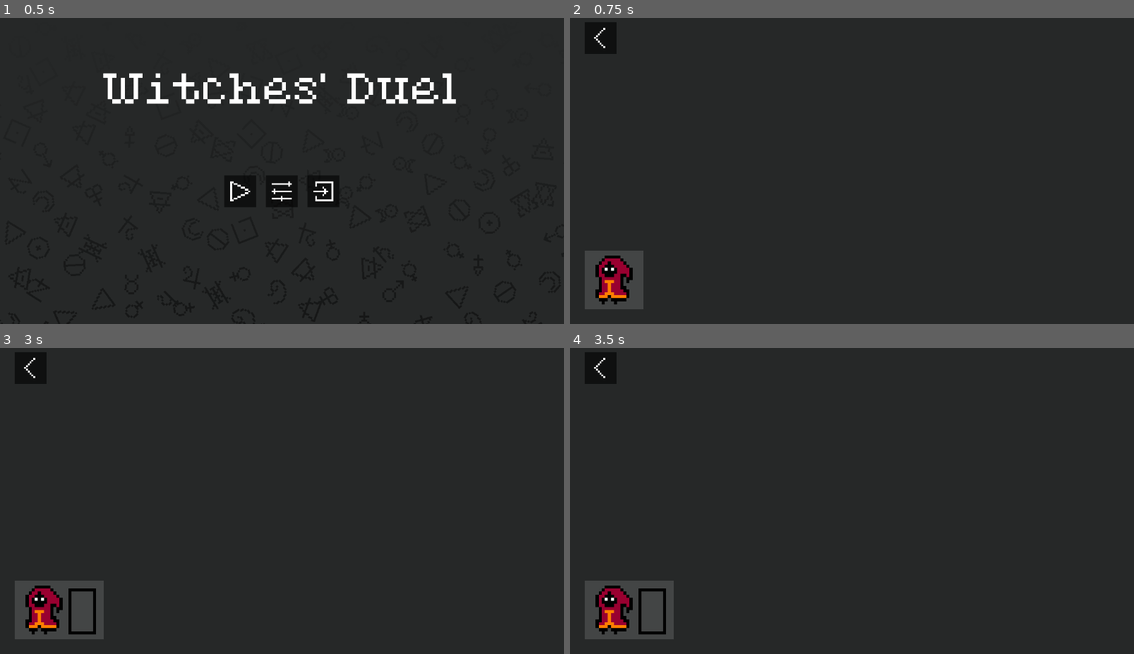
Above: before the commit, frames 1-4 (two rows, left to right).
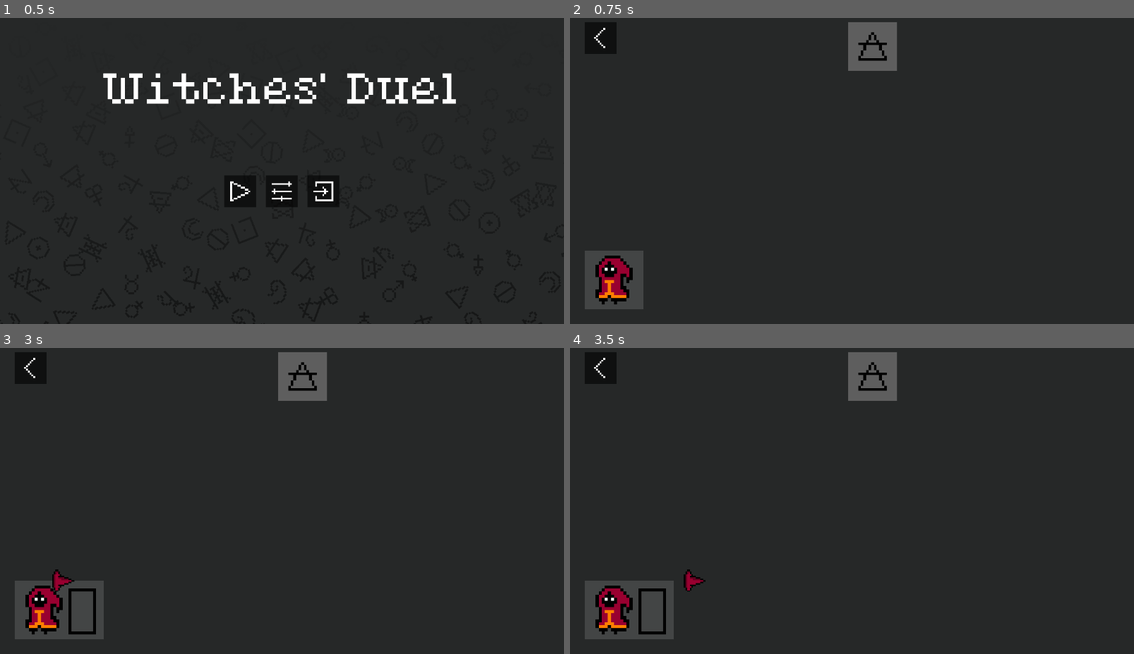
Above: after the commit, the same moments.

Repository: Andreabee0/Witches--Duel
Game: Godot game, scene res://scenes/menu.tscn
Same seed, same stepped clock (60 frames per second), same inputs: the game is played once before the commit and once after it.
Inputs (mouse positions are in pixels of both pictures, inside the frame that each line leads up to):
- Up to frame 1 (0.5 s): no input
- Up to frame 2 (0.75 s): click (812, 192) at 0.5 s
- Up to frame 3 (3 s): click (28, 369) at 1.25 s; click (242, 522) at 2 s; tap Enter (ui_accept) at 2.75, 2.85 s; move the mouse to (406, 479) at 2.77 s; hold Right (ui_right) from 2.78 s (still down); click (406, 479) at 2.92 s
- Up to frame 4 (3.5 s): keep holding Right (ui_right); tap Enter (ui_accept) at 3.02, 3.32 s

Frame 1 is identical in both runs. In frame 2, 1.3% of the frame differs, in the area x 49-58%, y 1-18%; in frame 3, 1.5%, in the area x 9-58%, y 1-80%; in frame 4, 1.5%.

Commit message:
Colors and selecting

Diff:
--- /dev/null
+++ b/scenes/components/cursor.tscn
@@ -0,0 +1,12 @@
+[gd_scene load_steps=3 format=3 uid="uid://ddxtnk4hjhypd"]
+
+[ext_resource type="Texture2D" uid="uid://c873bkcyaenva" path="res://sprites/cursor.png" id="1_bxxcc"]
+[ext_resource type="Script" path="res://src/menu/cursor.gd" id="1_kb15d"]
+
+[node name="Cursor" type="Node2D"]
+script = ExtResource("1_kb15d")
+
+[node name="Sprite" type="Sprite2D" parent="."]
+texture_filter = 1
+scale = Vector2(3, 3)
+texture = ExtResource("1_bxxcc")
--- a/scenes/components/player_selectable.tscn
+++ b/scenes/components/player_selectable.tscn
@@ -7,10 +7,10 @@
 [sub_resource type="ShaderMaterial" id="ShaderMaterial_51elr"]
 shader = ExtResource("3_vadbg")
 shader_parameter/border_size = 8.0
-shader_parameter/scale = Vector2(1152, 648)
+shader_parameter/scale = Vector2(100, 100)
 shader_parameter/rot_speed = 0.2
 shader_parameter/color_count = 0
-shader_parameter/colors = PackedColorArray(0, 0, 0, 1, 0.317279, 0.317279, 0.317279, 1, 0.717964, 0.717964, 0.717964, 1)
+shader_parameter/colors = Array[Color]([])
 
 [node name="PlayerSelectable" type="Control"]
 custom_minimum_size = Vector2(100, 100)
@@ -29,7 +29,7 @@
 anchor_bottom = 1.0
 grow_horizontal = 2
 grow_vertical = 2
-color = Color(0.404899, 0.420703, 0.420699, 1)
+color = Color(0.368102, 0.368102, 0.368102, 1)
 
 [node name="MarginContainer" type="MarginContainer" parent="."]
 layout_mode = 1
@@ -53,13 +53,3 @@
 grow_horizontal = 2
 grow_vertical = 2
 script = ExtResource("4_t3rda")
-
-[node name="Button" type="Button" parent="."]
-layout_mode = 1
-anchors_preset = 15
-anchor_right = 1.0
-anchor_bottom = 1.0
-grow_horizontal = 2
-grow_vertical = 2
-
-[connection signal="gui_input" from="Button" to="." method="_on_button_gui_input"]
--- a/scenes/menu/perk_select.tscn
+++ b/scenes/menu/perk_select.tscn
@@ -1,7 +1,9 @@
-[gd_scene load_steps=3 format=3 uid="uid://baxca3ttmqgaj"]
+[gd_scene load_steps=5 format=3 uid="uid://baxca3ttmqgaj"]
 
 [ext_resource type="Script" path="res://src/menu/perk_select.gd" id="1_khifm"]
 [ext_resource type="Texture2D" uid="uid://qlyr03gtote8" path="res://sprites/back.png" id="2_utxuj"]
+[ext_resource type="PackedScene" uid="uid://lho7uo5n8t0c" path="res://scenes/components/player_selectable.tscn" id="3_6egso"]
+[ext_resource type="Texture2D" uid="uid://dgbg8odi6e3q6" path="res://sprites/symbols/air.png" id="4_yb6wg"]
 
 [node name="PerkSelectMenu" type="Control"]
 layout_mode = 3
@@ -52,6 +54,11 @@
 size_flags_horizontal = 3
 alignment = 1
 
+[node name="PlayerSelectable" parent="VerticalContainer/MainContainer/PerksContainer" instance=ExtResource("3_6egso")]
+layout_mode = 2
+texture = ExtResource("4_yb6wg")
+colors = Array[Color]([])
+
 [node name="PlayersContainer" type="HBoxContainer" parent="VerticalContainer"]
 layout_mode = 2
 
--- /dev/null
+++ b/src/menu/cursor.gd
@@ -0,0 +1,33 @@
+@tool
+extends Node2D
+
+@export var speed := 250.0
+
+@export var color := Color.WHITE:
+	set = set_color
+
+var selections: Selections
+
+
+func set_color(value: Color) -> void:
+	color = value
+	$Sprite.modulate = color
+
+
+func _ready() -> void:
+	set_color(color)
+
+
+func _process(delta: float) -> void:
+	var direction := get_move_vector()
+	if direction.length() > 0.1:
+		rotation = Vector2(0, -1).angle_to(direction)
+	position += direction * delta * speed
+	if selections:
+		selections.cursor_position = global_position
+
+
+func get_move_vector() -> Vector2:
+	if not selections:
+		return Vector2.ZERO
+	return selections.device.get_vector("ui_left", "ui_right", "ui_up", "ui_down")
--- a/src/menu/player_display.gd
+++ b/src/menu/player_display.gd
@@ -2,8 +2,9 @@
 class_name PlayerSelections
 extends Container
 
+const BASE_CURSOR := preload("res://scenes/components/cursor.tscn")
+const BASE_SPELL_SLOT := preload("res://scenes/components/spell_icon.tscn")
 const BASE_PERK_SLOT := preload("res://scenes/components/perk_icon.tscn")
-const BASE_SPELL_SLOT := preload("res://scenes/components/spell_icon.tscn")
 
 @export var color := Color.WHITE:
 	set = set_color
@@ -15,12 +16,15 @@
 	set = set_perk_slots
 
 var selections: Selections
+var cursor: Node2D
 var spells: Array[SpellIcon] = []
 var perk: Array[PerkIcon] = []
 
 
 func set_color(value: Color) -> void:
 	color = value
+	if cursor:
+		cursor.color = color
 	for slot in spells:
 		slot.color = color
 	for p in perk:
@@ -57,6 +61,16 @@
 	selections = value
 	if selections:
 		Util.checked_connect(selections.changed, selections_changed)
+		if not cursor:
+			cursor = BASE_CURSOR.instantiate()
+			add_child(cursor)
+			var starting_anchor: TextureRect = $Margin/MainContainer/PlayerSprite
+			cursor.global_position = (
+				starting_anchor.global_position + starting_anchor.size * Vector2(0.4, -0.1)
+			)
+		cursor.selections = selections
+	elif cursor:
+		cursor.queue_free()
 
 
 func selections_changed() -> void:
--- a/src/menu/player_selectable.gd
+++ b/src/menu/player_selectable.gd
@@ -1,32 +1,65 @@
 @tool
 extends Control
 
-signal on_selected(device: int)
+signal on_pressed(device: int)
 
 @export var texture: Texture2D:
 	set = set_texture
 
-@export var selections := 0:
-	set = set_selections
+@export var color_count := 0:
+	set = set_color_count
+
+@export var colors: Array[Color] = []:
+	set = set_colors
+
+# device id to color index
+var players := {}
 
 
-func set_texture(value: Texture2D):
+func set_texture(value: Texture2D) -> void:
 	texture = value
 	$MarginContainer/Texture.texture = texture
 
 
-func set_selections(value: int):
-	selections = value
+func set_color_count(value: int) -> void:
+	color_count = value
 	var shader: ShaderMaterial = $Border.material
-	shader.set_shader_parameter("color_count", selections)
+	shader.set_shader_parameter("color_count", color_count)
+
+
+func set_colors(value: Array[Color]) -> void:
+	colors = value
+	var shader: ShaderMaterial = $Border.material
+	shader.set_shader_parameter("colors", colors)
+
+
+func set_player_selected(player: int, select: bool) -> void:
+	print(player, " selected: ", select)
+	if select and not players.has(player):
+		players[player] = color_count
+		colors.append(Players.colors[player])
+		set_colors(colors)
+		set_color_count(players.size())
+	elif not select and players.has(player):
+		colors.remove_at(players[player])
+		players.erase(player)
+		set_color_count(players.size())
+		set_colors(colors)
 
 
 func _ready() -> void:
 	set_texture(texture)
-	set_selections(selections)
+	set_color_count(color_count)
+	set_colors(colors)
 
 
-func _on_button_gui_input(event: InputEvent) -> void:
-	# todo: does this even work lol
-	if event.is_action_released("ui_accept"):
-		on_selected.emit(event.device)
+func _process(_delta: float) -> void:
+	if not Engine.is_editor_hint():
+		for device_id in Players.selections:
+			var selections: Selections = Players.selections[device_id]
+			if (
+				get_global_rect().has_point(selections.cursor_position)
+				and selections.device.is_action_just_released("ui_accept")
+			):
+				set_player_selected(device_id, not players.has(device_id))
+				on_pressed.emit(device_id)
--- a/src/players.gd
+++ b/src/players.gd
@@ -3,9 +3,18 @@
 signal devices_changed
 signal joined_devices_changed
 
+const COLORS: Array[Color] = [
+	Color(1, 0.3, 0, 1),
+	Color(0.6, 0.85, 0.9, 1),
+	Color(1, 0.95, 0.6, 1),
+	Color(0.4, 0.9, 0.1, 1),
+]
+
 var devices: Array[DeviceInput]
 # dictionary of devices to their selections
 var selections := {}
+# dictionary of devices to their colors
+var colors := {}
 
 
 func _init() -> void:
@@ -28,6 +37,18 @@
 	devices_changed.emit()
 
 
+func next_color() -> Color:
+	for color in COLORS:
+		var present := false
+		for key in colors:
+			if colors[key] == color:
+				present = true
+				break
+		if not present:
+			return color
+	return COLORS[0]
+
+
 func get_device_count() -> int:
 	return devices.size() if Settings.include_keyboard else devices.size() - 1
 
@@ -41,13 +62,15 @@
 	for device in devices:
 		if device.is_keyboard() and not Settings.include_keyboard:
 			continue
-		if device in selections:
+		if device.device in selections:
 			if device.is_action_just_released("ui_cancel"):
 				selections.erase(device)
+				colors.erase(device)
 				changed = true
 		else:
 			if device.is_action_just_pressed("ui_accept"):
 				selections[device.device] = Selections.new(device)
+				colors[device.device] = next_color()
 				changed = true
 	if changed:
 		joined_devices_changed.emit()
@@ -55,6 +78,7 @@
 
 func unjoin_all(emit := true) -> void:
 	selections = {}
+	colors = {}
 	if emit:
 		joined_devices_changed.emit()
 
@@ -69,3 +93,7 @@
 
 func get_selections_for_joined(device: DeviceInput) -> Selections:
 	return selections[device.device]
+
+
+func get_color_for_joined(device: DeviceInput) -> Color:
+	return colors[device.device]
--- a/src/selections.gd
+++ b/src/selections.gd
@@ -6,6 +6,7 @@
 const BASE_PLAYER := preload("res://scenes/player.tscn")
 
 var device: DeviceInput
+var cursor_position := Vector2.INF
 # button to spell
 var spells := {}
 var perk: BasePerk
